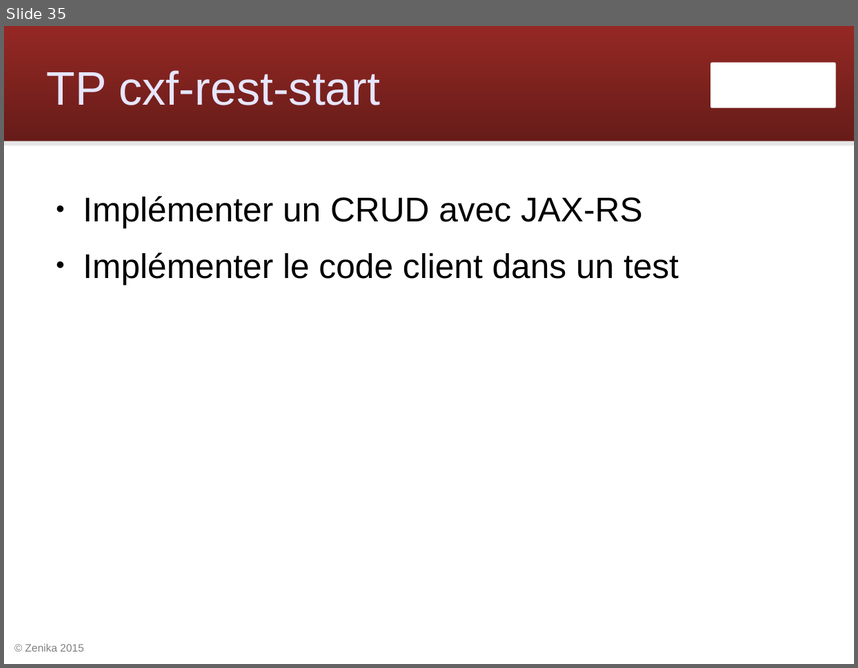
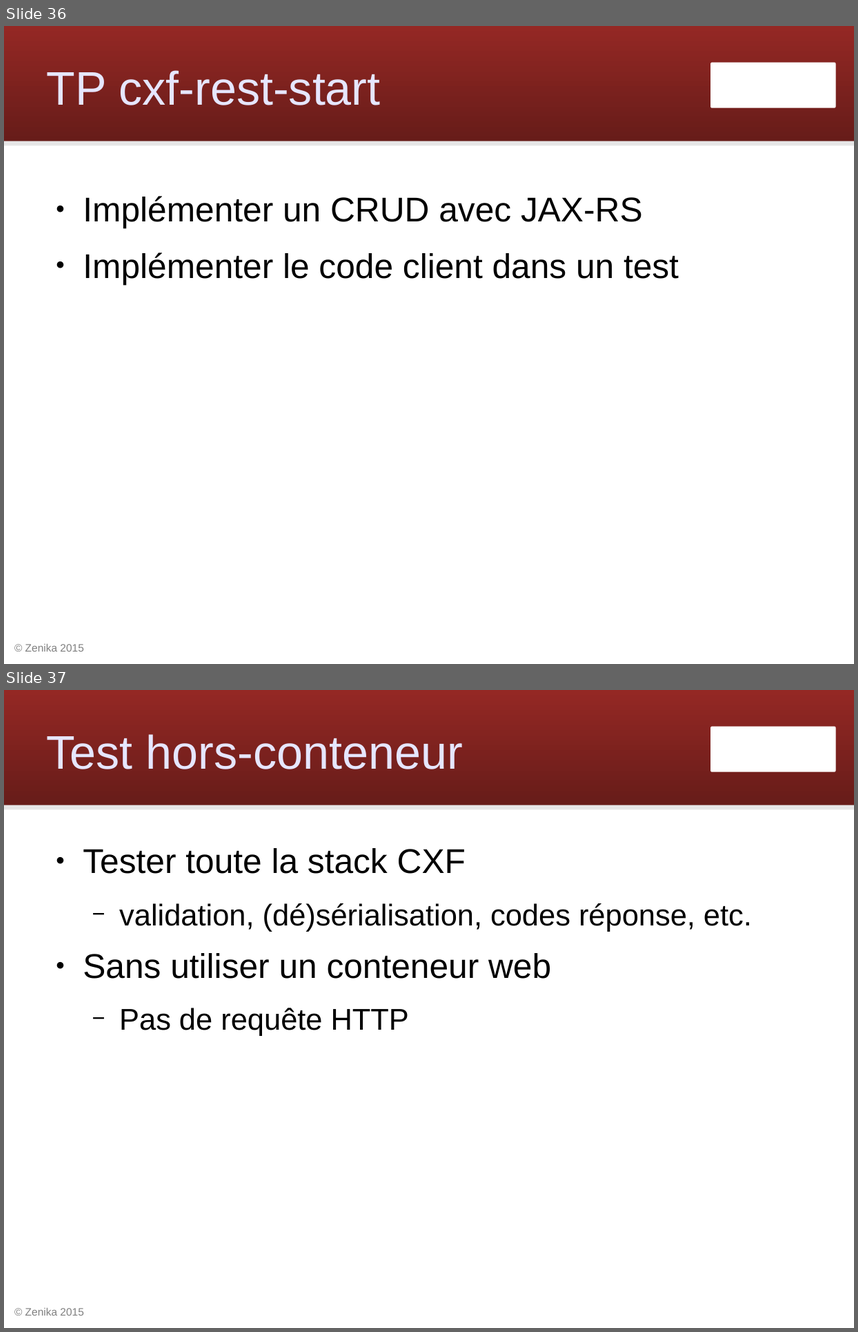
Before and after one commit to Zenika/workshop-cxf-rest, a slide deck: cxf-rest-workshop.odp. Shown one above the other, each under a label of ours: slide 35 before the commit, slides 36 and 37 after it. The pictures are 858x668 and 858x1332 pixels, drawn with LibreOffice and Linux fonts; fonts in the diff are those of the drawing; background and template pictures are left out. Boxes give left, top, right and bottom in pixels: in the first picture for what was removed or moved away, otherwise in the second. Text is boxed around its words. In the diff, an @@ line names an element or a change of style, - is before the commit and + after.

```diff
--- a/cxf-rest-workshop.odp
+++ b/cxf-rest-workshop.odp
@@ slide 37 added at (x1=4, y1=690, x2=854, y2=1328), background #FFFFFF; not listed: 4 template elements that a slide beside it also shows @@
@@ title added at (x1=47, y1=734, x2=463, y2=769), 44 pt, text #E6E6FF @@
+Test hors-conteneur
@@ text added at (x1=83, y1=848, x2=752, y2=1036), 28 pt, text #000000 @@
+● Tester toute la stack CXF
+  − validation, (dé)sérialisation, codes réponse, etc.
+● Sans utiliser un conteneur web
+  − Pas de requête HTTP
@@ what was slide 35 is now slide 36 @@
```
Also in this commit, not shown: 39 other slides added, 18 other files.
